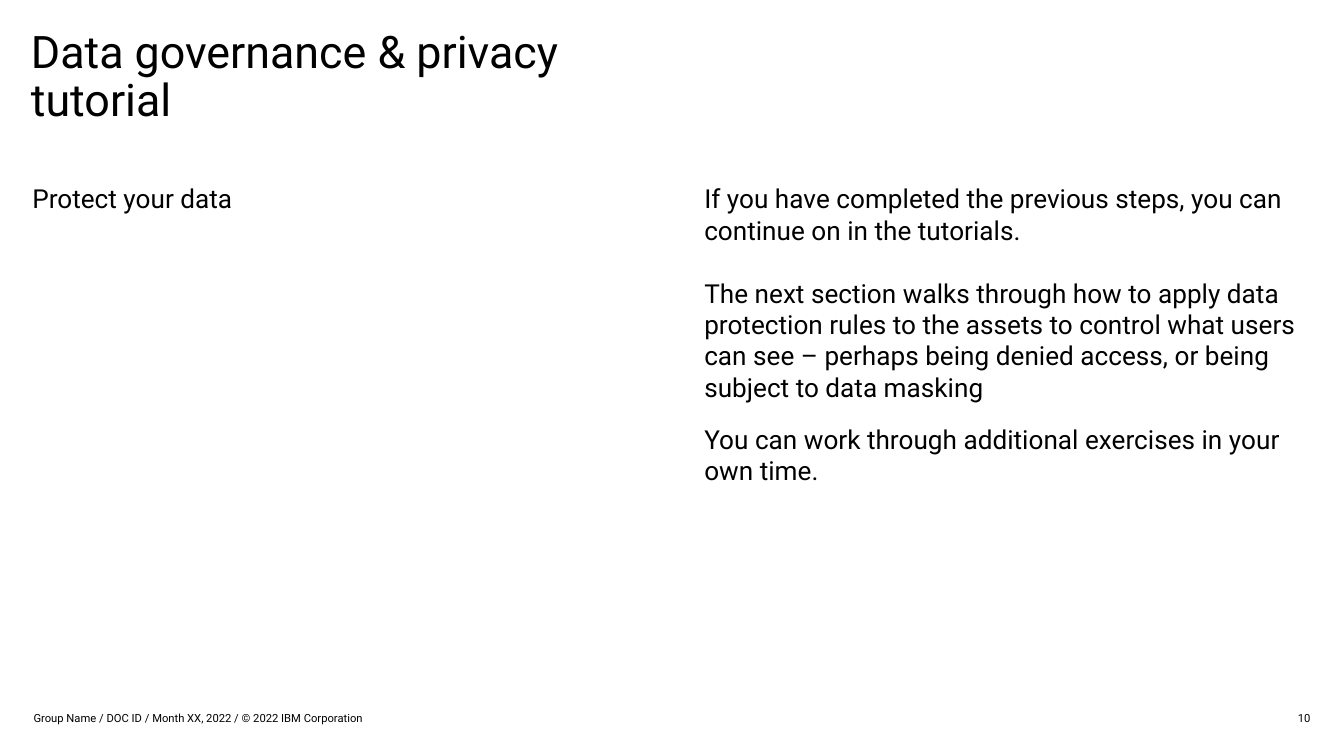
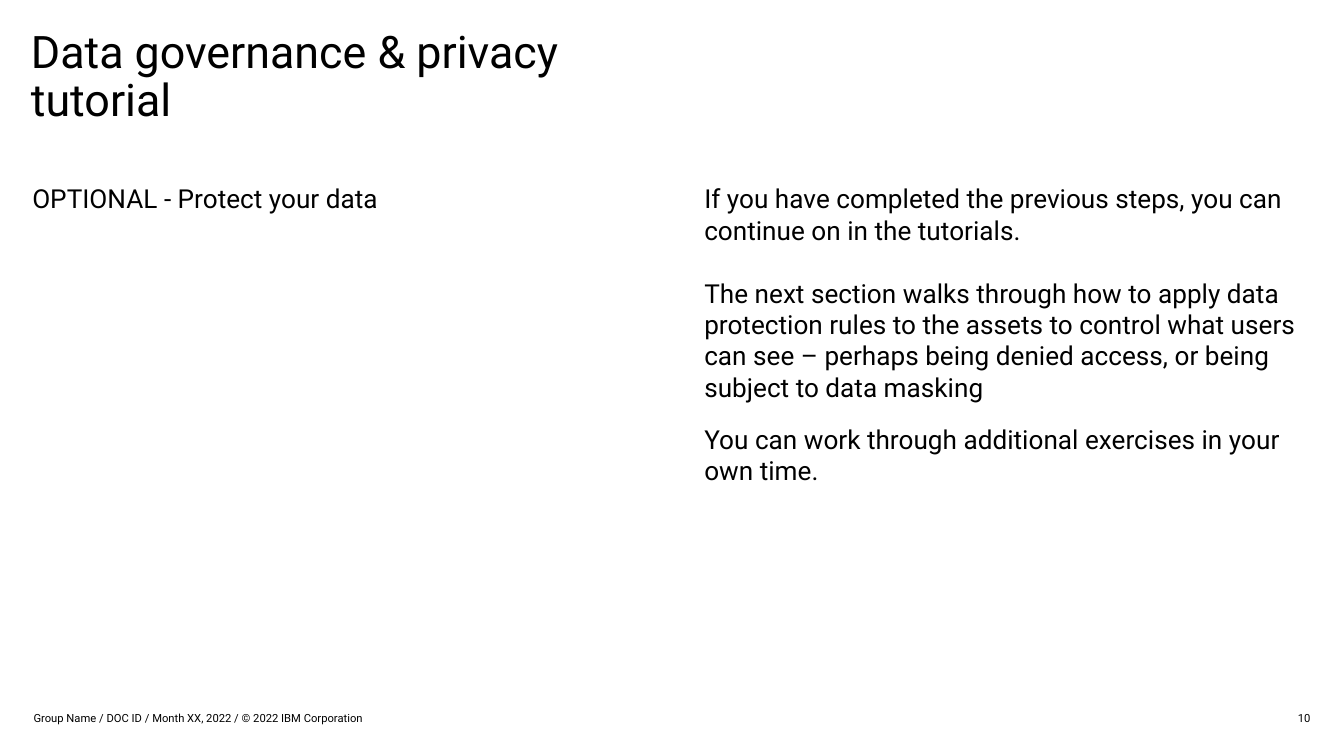
Before and after one commit to IBM/ai-data-workshop, a slide deck: slide 10 of data-governance-lab/DataAndGovernanceLab.pptx. Drawn at 1344x756 pixels with LibreOffice and Linux fonts; fonts in the diff are those of the drawing. Boxes give left, top, right and bottom in pixels: in the first picture for what was removed or moved away, otherwise in the second. Text is boxed around its words. In the diff, an @@ line names an element or a change of style, - is before the commit and + after.

```diff
--- a/data-governance-lab/DataAndGovernanceLab.pptx
+++ b/data-governance-lab/DataAndGovernanceLab.pptx
@@ text at <box>32,188,378,214</box>: text changed @@
-Protect your data
+OPTIONAL - Protect your data
```
Also in this commit, not shown: 7 other slides changed, 2 other files.
